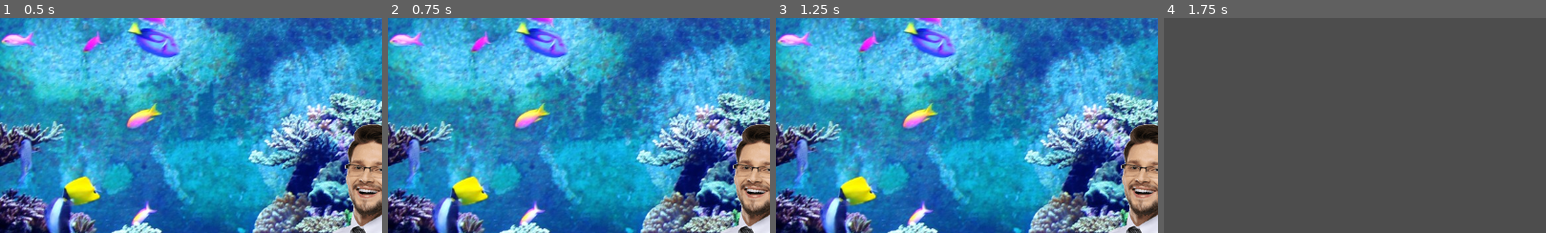
Above: before the commit, frames 1-4 (left to right).
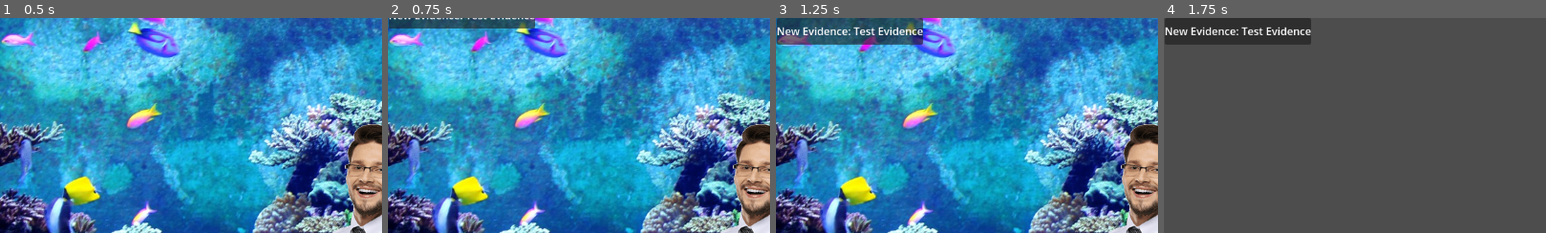
Above: after the commit, the same moments.

Repository: LeslieLlama/ConnectionsNovel
Game: Godot game, scene res://Scenes/main_scene.tscn
The game is run twice, just before and just after one commit, with the same random seed, the same clock (stepped at 60 frames per second) and the same inputs. Before the commit the project has no main scene; this scene is started directly in both runs.
Inputs (mouse positions are % of the whole screen's width and height, from its top left):
- Up to frame 1 (0.5 s): no input
- Up to frame 2 (0.75 s): tap Enter at 0.5 s; move the mouse to (72, 45) at 0.52 s; press the mouse at (72, 45) at 0.53 s
- Up to frame 3 (1.25 s): no input
- Up to frame 4 (1.75 s): move the mouse to (30, 55) at 1.27 s; release the mouse at (30, 55) at 1.28 s; click (30, 55) at 1.35 s
The pictures show only the part of the screen within x 0-50%, y 0-50%; the shares and areas given below are measured in that part.

Frame 1 is identical in both runs. In frame 2, 1.9% of the frame differs, in the area x 0-39%, y 0-5%; in frame 3, 4.8%, in the area x 0-39%, y 0-13%; in frame 4, 4.4%.

Commit message:
add evidence inventory

Diff:
--- a/Dialogue/DialogueScene/dialogue_scene.gd
+++ b/Dialogue/DialogueScene/dialogue_scene.gd
@@ -43,6 +43,9 @@
 
 		await text_advanced
 
+	if line.recieved_evidence:
+		Inventory.add_evidence(line.recieved_evidence)
+
 func _input(event: InputEvent) -> void:
 	if event.is_action_pressed("advance"):
 		text_advanced.emit()
--- a/Encounters/Encounters/Testing/test_encounter.tres
+++ b/Encounters/Encounters/Testing/test_encounter.tres
@@ -6,6 +6,7 @@
 [ext_resource type="Script" uid="uid://cyus3nuisb47q" path="res://Dialogue/Conversations/ConversationLine.gd" id="2_pfr0u"]
 [ext_resource type="Script" uid="uid://dm4hymlpjhfx" path="res://Encounters/encounter.gd" id="3_k05pn"]
 [ext_resource type="Resource" uid="uid://cjbau02eww67w" path="res://Characters/Placeholder/Sprites/placeholder_default.tres" id="3_o71hc"]
+[ext_resource type="Resource" uid="uid://ckbodbrcnxq0d" path="res://Evidence/Evidence/test_evidence.tres" id="3_pfr0u"]
 
 [sub_resource type="Resource" id="Resource_t186i"]
 script = ExtResource("2_pfr0u")
@@ -14,6 +15,7 @@
 text = "Hello, this is a longer textbox
 
 More text"
+recieved_evidence = ExtResource("3_pfr0u")
 metadata/_custom_type_script = "uid://cyus3nuisb47q"
 
 [sub_resource type="Resource" id="Resource_k63om"]
--- /dev/null
+++ b/Evidence/Evidence/test_evidence.tres
@@ -0,0 +1,8 @@
+[gd_resource type="Resource" script_class="Evidence" load_steps=2 format=3 uid="uid://ckbodbrcnxq0d"]
+
+[ext_resource type="Script" uid="uid://dud2ohjq2nnl2" path="res://Evidence/evidence.gd" id="1_cffvf"]
+
+[resource]
+script = ExtResource("1_cffvf")
+evidence_name = "Test Evidence"
+metadata/_custom_type_script = "uid://dud2ohjq2nnl2"
--- a/Evidence/evidence.gd
+++ b/Evidence/evidence.gd
@@ -1,3 +1,6 @@
 extends Resource
 
 class_name Evidence
+
+@export var evidence_name: String
+@export var sprite: Texture2D
--- /dev/null
+++ b/Evidence/evidence_popup.gd
@@ -0,0 +1,16 @@
+extends Control
+@onready var label: Label = %Label
+
+const TWEEN_TIME: float = 0.5
+const DISPLAY_TIME: float = 1.0
+
+func display(evidence: Evidence):
+	label.text = "New Evidence: "+evidence.evidence_name
+
+	var start_y = position.y
+	var tween = create_tween()
+	tween.tween_property(self, "position:y", 0, TWEEN_TIME)
+	tween.tween_property(self, "position:y", start_y, TWEEN_TIME).set_delay(DISPLAY_TIME)
+
+	await tween.finished
+	queue_free()
--- /dev/null
+++ b/Evidence/evidence_popup.tscn
@@ -0,0 +1,14 @@
+[gd_scene load_steps=2 format=3 uid="uid://mj3405ij4ht0"]
+
+[ext_resource type="Script" uid="uid://bfcqis1bma7bf" path="res://Evidence/evidence_popup.gd" id="1_w7ddp"]
+
+[node name="Panel" type="PanelContainer"]
+offset_left = 1.0
+offset_top = -40.0
+offset_right = 138.0
+script = ExtResource("1_w7ddp")
+
+[node name="Label" type="Label" parent="."]
+unique_name_in_owner = true
+layout_mode = 2
+metadata/_edit_lock_ = true
--- /dev/null
+++ b/Evidence/inventory.gd
@@ -0,0 +1,11 @@
+extends Node
+
+@export var evidence: Array[Evidence]
+const EVIDENCE_POPUP = preload("res://Evidence/evidence_popup.tscn")
+
+func add_evidence(new_evidence: Evidence):
+	if !evidence.has(new_evidence):
+		evidence.append(new_evidence)
+		var evidence_popup = EVIDENCE_POPUP.instantiate()
+		get_parent().add_child(evidence_popup)
+		evidence_popup.display(new_evidence)
--- a/project.godot
+++ b/project.godot
@@ -11,8 +11,13 @@
 [application]
 
 config/name="ConnectionsNovel"
+run/main_scene="uid://bnnu564520kqb"
 config/features=PackedStringArray("4.4", "GL Compatibility")
 config/icon="res://icon.svg"
+
+[autoload]
+
+Inventory="*res://Evidence/inventory.gd"
 
 [display]
 
Not shown: 1 places in Encounters/Encounters/Testing/test_encounter.tres that only renumber resources
Not shown, added: Evidence/evidence_popup.gd.uid
Not shown, added: Evidence/inventory.gd.uid
